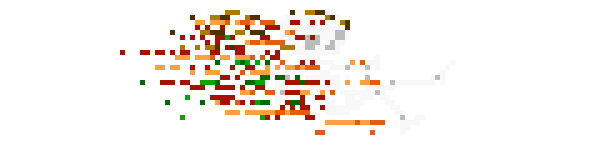
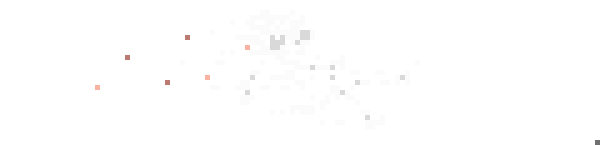
Two versions of the same layered image (600x145). Layer-by-layer changes:
showed "Layer 2 copy 3", painted on it over [95, 10, 600, 145]
hid "Layer 2 copy", painted on it over [120, 10, 600, 145]
